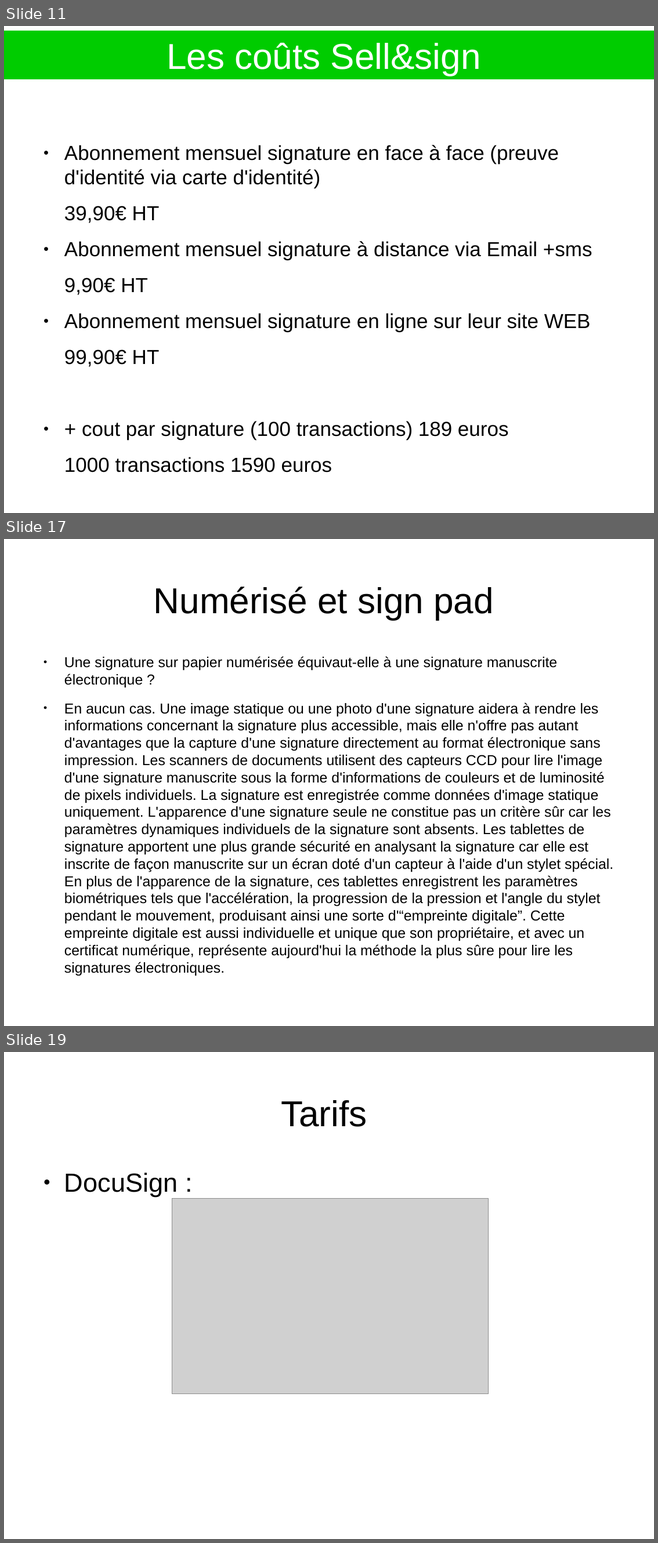
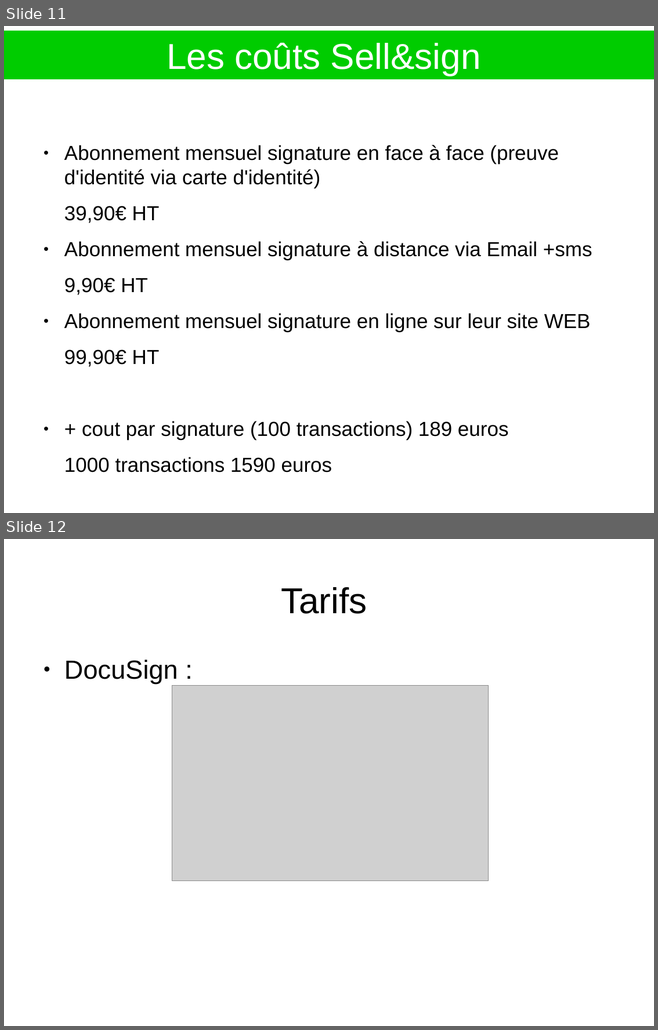
Before and after one commit to heylve/current, a slide deck: Presentations/SignatureElec.odp. Shown one above the other, each under a label of ours: slides 11, 17 and 19 before the commit, slides 11 and 12 after it; the slides between them are not shown. The pictures are 658x1543 and 658x1030 pixels, drawn with LibreOffice and Linux fonts; fonts in the diff are those of the drawing; grey boxes stand for pictures. Boxes give left, top, right and bottom in pixels: in the first picture for what was removed or moved away, otherwise in the second. Text is boxed around its words. In the diff, an @@ line names an element or a change of style, - is before the commit and + after.

```diff
--- a/Presentations/SignatureElec.odp
+++ b/Presentations/SignatureElec.odp
@@ slide 17 removed at (4,539,654,1026), background #FFFFFF @@
@@ title removed at (154,587,494,620) @@
-Numérisé et sign pad
@@ text removed at (64,656,613,941) @@
-● Une signature sur papier numérisée équivaut-elle à une signature manuscrite électronique ?
-● En aucun cas. Une image statique ou une photo d'une signature aidera à rendre les informations concernant la signature plus accessible, mais elle n'offre pas autant d'avantages que la capture d'une signature directement au format électronique sans impression. Les scanners de documents utilisent des capteurs CCD pour lire l'image d'une signature manuscrite sous la forme d'informations de couleurs et de luminosité de pixels individuels. La signature est enregistrée comme données d'image statique uniquement. L'apparence d'une signature seule ne constitue pas un critère sûr car les paramètres dynamiques individuels de la signature sont absents. Les tablettes de signature apportent une plus grande sécurité en analysant la signature car elle est inscrite de façon manuscrite sur un écran doté d'un capteur à l'aide d'un stylet spécial. En plus de l'apparence de la signature, ces tablettes enregistrent les paramètres biométriques tels que l'accélération, la progression de la pression et l'angle du stylet pendant le mouvement, produisant ainsi une sorte d'“empreinte digitale”. Cette empreinte digitale est aussi individuelle et unique que son propriétaire, et avec un certificat numérique, représente aujourd'hui la méthode la plus sûre pour lire les signatures électroniques.
@@ what was slide 19 is now slide 12 @@
```
Also in this commit, not shown: 2 slides changed, 6 other slides removed, 3 other files.
